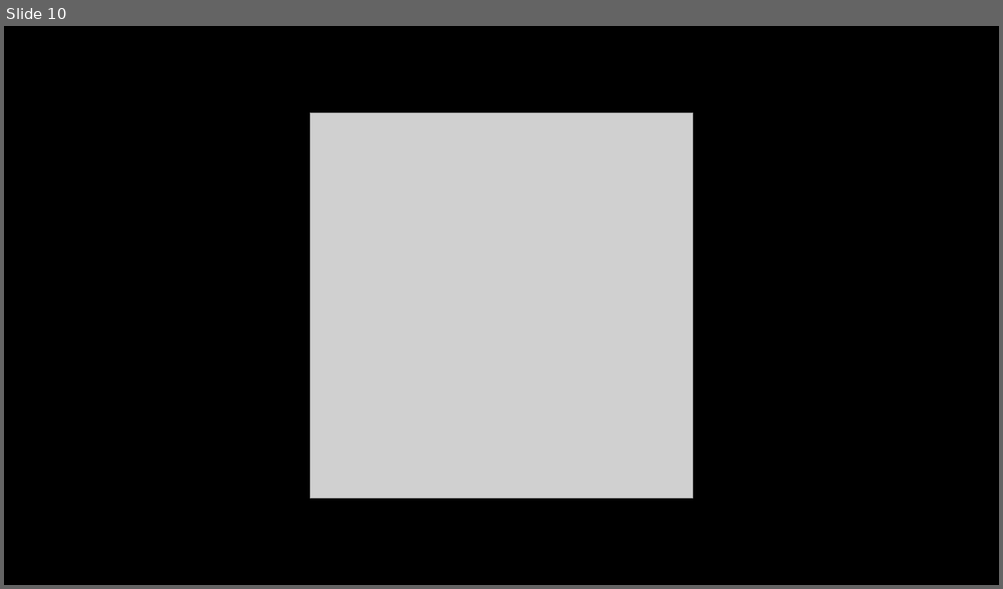
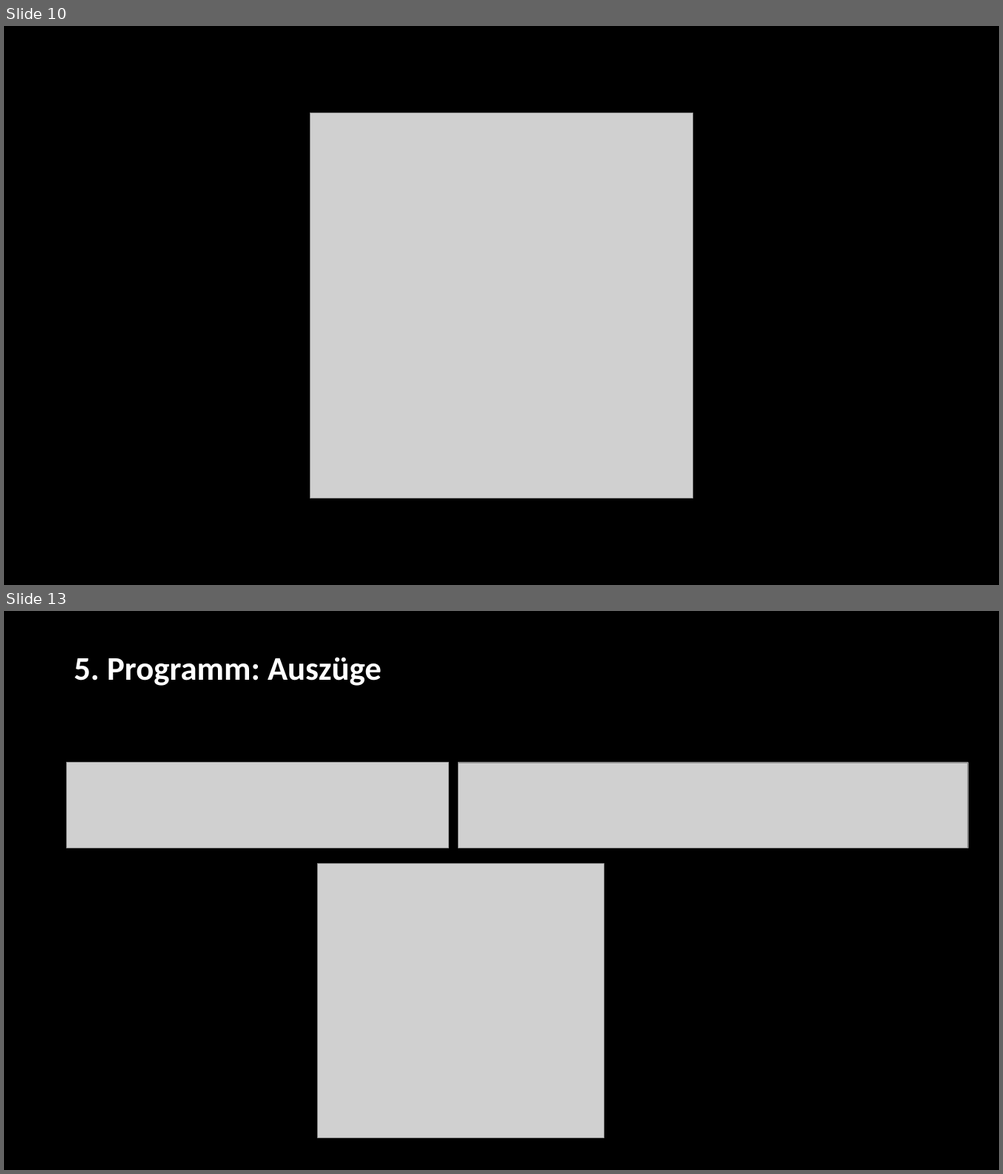
Before and after one commit to cl0q/Q12, a slide deck: p-sem/Prasentation_P-Seminar.pptx. Shown one above the other, each under a label of ours: slide 10 before the commit, slides 10 and 13 after it; the slides between them are not shown. The pictures are 1003x589 and 1003x1174 pixels, drawn with LibreOffice and Linux fonts; fonts in the diff are those of the drawing; grey boxes stand for pictures; background and template pictures are left out. Boxes give left, top, right and bottom in pixels: in the first picture for what was removed or moved away, otherwise in the second. Text is boxed around its words. In the diff, an @@ line names an element or a change of style, - is before the commit and + after.

```diff
--- a/p-sem/Prasentation_P-Seminar.pptx
+++ b/p-sem/Prasentation_P-Seminar.pptx
@@ slide 13 added at (4, 611, 999, 1170), background picture (left out) @@
@@ text added at (74, 657, 381, 686), 32 pt, text #FFFFFF, bold @@
+5. Programm: Auszüge
@@ picture added at (67, 763, 449, 849) @@
@@ picture added at (458, 763, 968, 848) @@
@@ picture added at (317, 864, 604, 1139) @@
```
Also in this commit, not shown: 7 slides changed, 2 other slides added.
